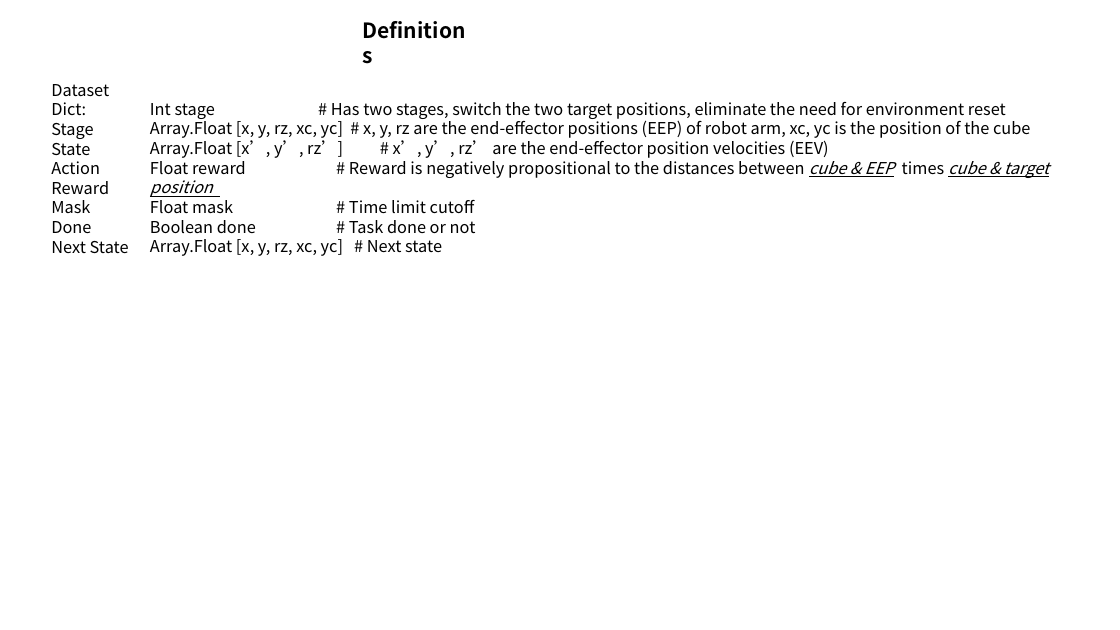
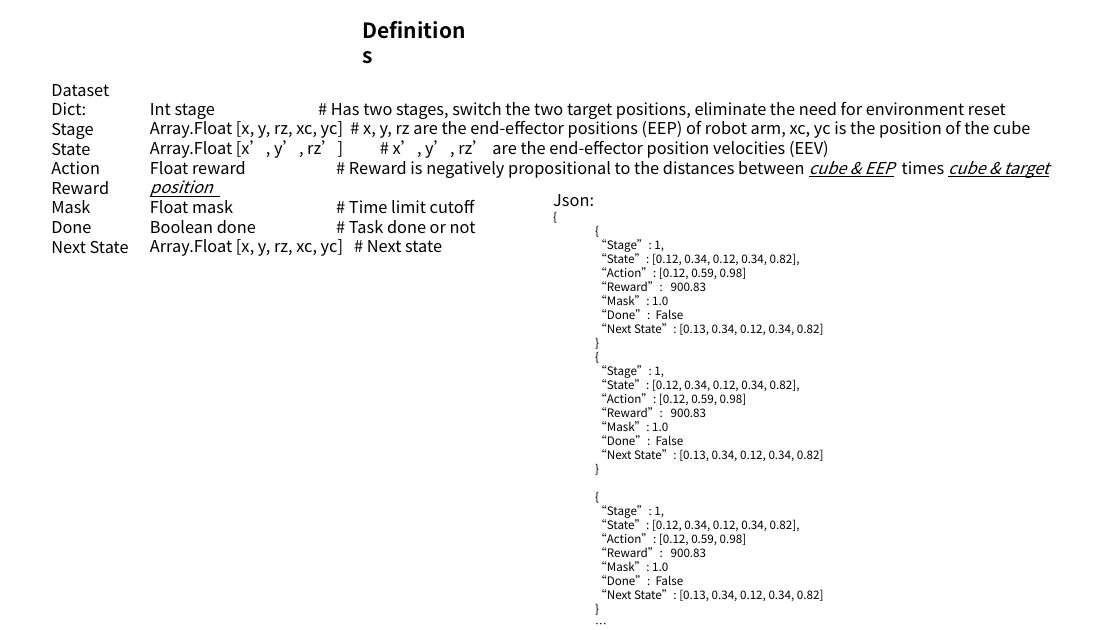
Before and after one commit to ttopeor/RLproject, a slide deck: slide 1 of reference/FinalPresentationPPT.pptx. Drawn at 1120x630 pixels with LibreOffice and Linux fonts; fonts in the diff are those of the drawing. Boxes give left, top, right and bottom in pixels: in the first picture for what was removed or moved away, otherwise in the second. Text is boxed around its words. In the diff, an @@ line names an element or a change of style, - is before the commit and + after.

Commit message:
updated ppt

```diff
--- a/reference/FinalPresentationPPT.pptx
+++ b/reference/FinalPresentationPPT.pptx
@@ text added at <box>553,194,824,601</box>, 10 pt, text #000000 @@
+Json:
+{
+  {
+  “Stage”: 1,
+  “State”: [0.12, 0.34, 0.12, 0.34, 0.82],
+  “Action”: [0.12, 0.59, 0.98]
+  “Reward”: 900.83
+  “Mask”: 1.0
+  “Done”: False
+  “Next State”: [0.13, 0.34, 0.12, 0.34, 0.82]
+  }
+  {
+  “Stage”: 1,
+  “State”: [0.12, 0.34, 0.12, 0.34, 0.82],
+  “Action”: [0.12, 0.59, 0.98]
+  “Reward”: 900.83
+  “Mask”: 1.0
+  “Done”: False
+  “Next State”: [0.13, 0.34, 0.12, 0.34, 0.82]
+  }
+  {
+  “Stage”: 1,
+  “State”: [0.12, 0.34, 0.12, 0.34, 0.82],
+  “Action”: [0.12, 0.59, 0.98]
+  “Reward”: 900.83
+  “Mask”: 1.0
+  “Done”: False
+  “Next State”: [0.13, 0.34, 0.12, 0.34, 0.82]
+  }
+  …
+}
```
Also in this commit, not shown: 1 other slide changed.
